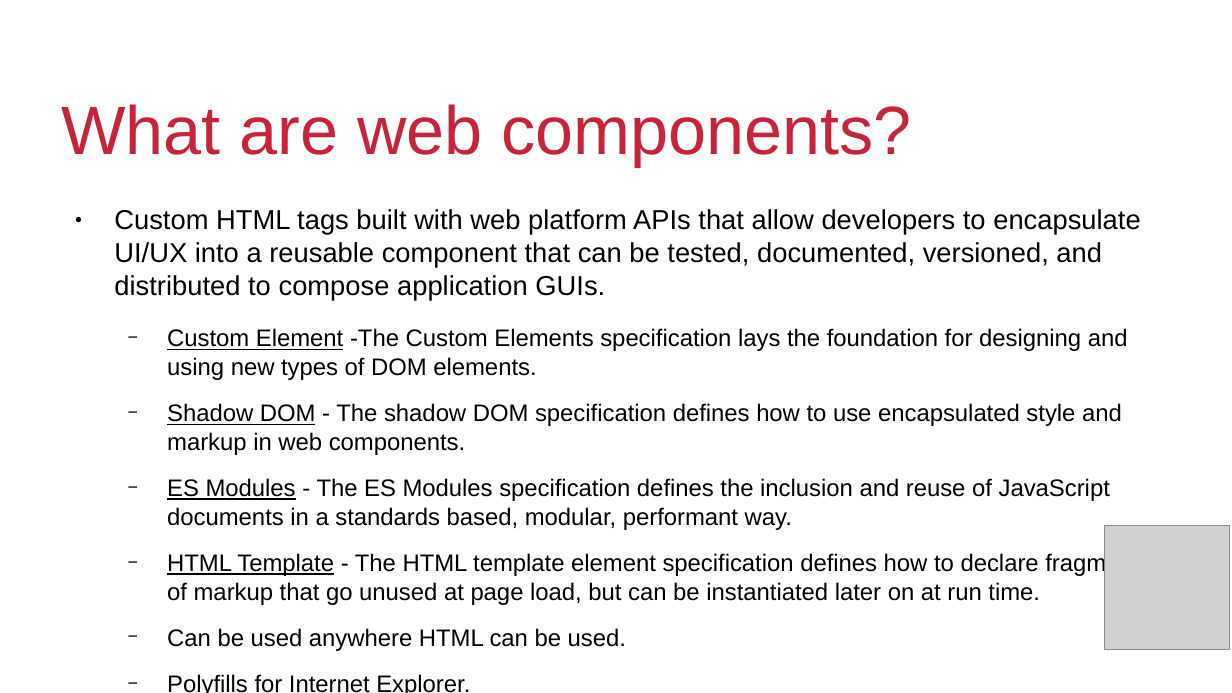
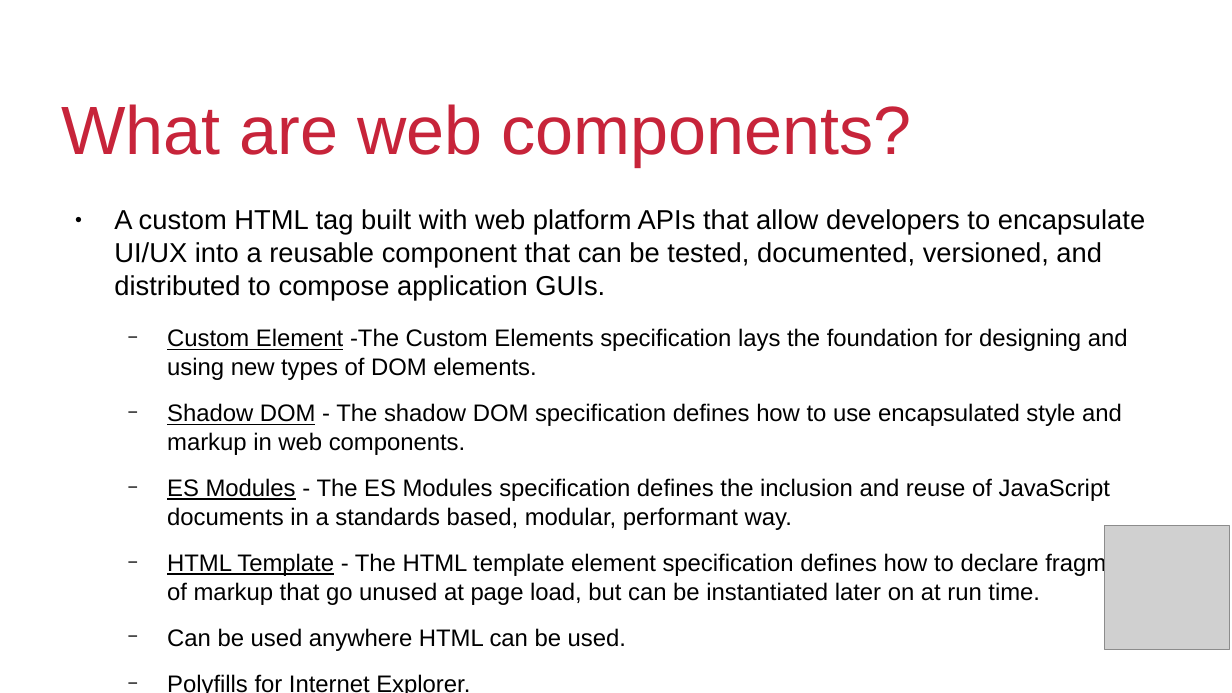
Before and after one commit to QuiWorks/wc-presentation, a slide deck: slide 3 of wc-pp-presentation.odp. Drawn at 1232x693 pixels with LibreOffice and Linux fonts; fonts in the diff are those of the drawing; grey boxes stand for pictures; background and template pictures are left out. Boxes give left, top, right and bottom in pixels: in the first picture for what was removed or moved away, otherwise in the second. Text is boxed around its words. In the diff, an @@ line names an element or a change of style, - is before the commit and + after.

```diff
--- a/wc-pp-presentation.odp
+++ b/wc-pp-presentation.odp
@@ text at [114,209,1145,300]: text changed @@
-● Custom HTML tags built with web platform APIs that allow developers to encapsulate UI/UX into a reusable component that can be tested, documented, versioned, and distributed to compose application GUIs.
+● A custom HTML tag built with web platform APIs that allow developers to encapsulate UI/UX into a reusable component that can be tested, documented, versioned, and distributed to compose application GUIs.
```
Also in this commit, not shown: 4 other slides changed, 1 other file.
